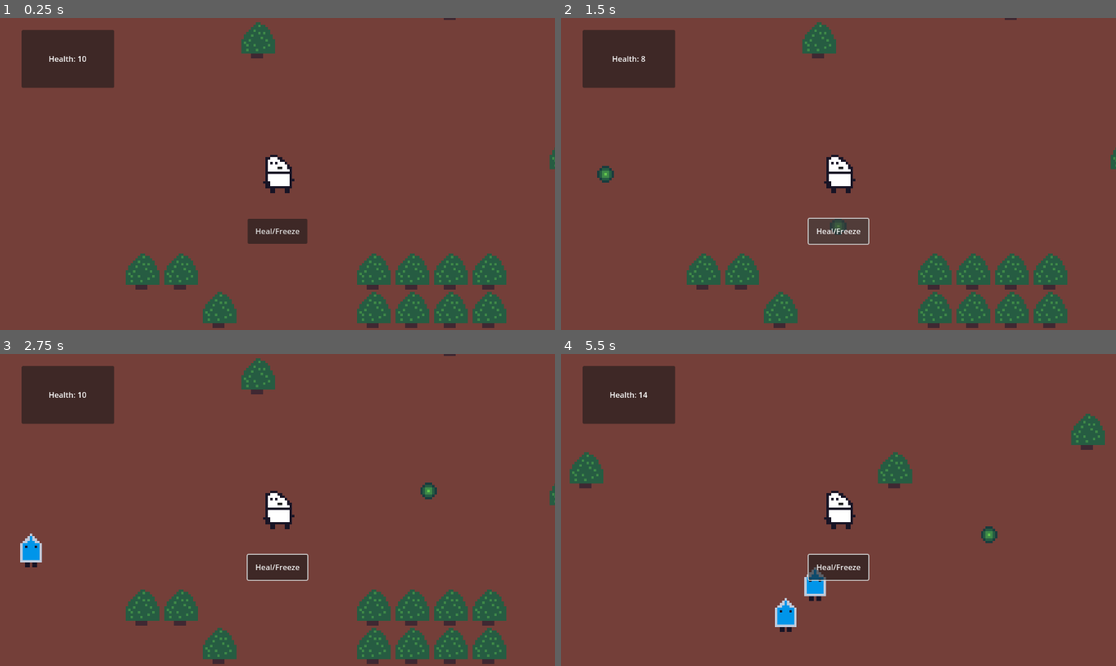
Above: before the commit, frames 1-4 (two rows, left to right).
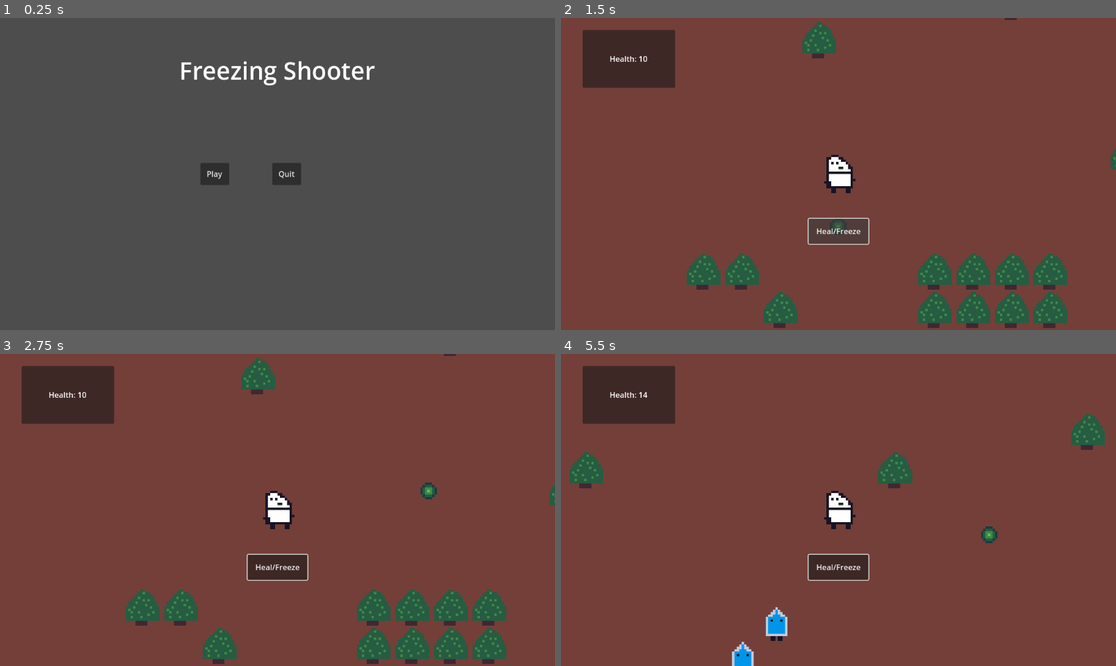
Above: after the commit, the same moments.

Repository: Pycratch/Freeze-Shooter
Game: Godot game, scene res://scenes/main_menu.tscn
Two runs of this game, one before a commit and one after it. Both use one fixed random seed, a clock stepped at 60 frames per second and the inputs below. Before the commit the project starts from res://scenes/world.tscn.
Inputs (mouse positions are in pixels of both pictures, inside the frame that each line leads up to):
- Up to frame 1 (0.25 s): no input
- Up to frame 2 (1.5 s): click (777, 174) at 0.5 s, where only the run after the commit has a clickable "Play"; click "Heal/Freeze" at 1.25 s
- Up to frame 3 (2.75 s): move the mouse to (399, 494) at 2.02 s; hold D (right) from 2.03 s (still down); click (399, 494) at 2.1 s
- Up to frame 4 (5.5 s): move the mouse to (727, 525) at 2.77 s; release D (right) at 2.78 s; hold S (down) 2.78-3.53 s; click (727, 525) at 2.85 s; move the mouse to (894, 441) at 3.52 s; hold D (right) 3.53-4.28 s; click (894, 441) at 3.6 s; move the mouse to (810, 572) at 4.27 s; hold W (up) 4.28-5.03 s; click (810, 572) at 4.35 s; move the mouse to (1005, 556) at 5.02 s; hold A (left) from 5.03 s (still down); click (1005, 556) at 5.1 s

The runs differ from the first frame. In frame 1, 100% of the frame differs, in the area x 0-100%, y 0-100%; in frame 2, 0.2%; in frame 3, 0.3%; in frame 4, 1.1%.

Commit message:
Created Main Menu
I created the main menu and a new branch called "mainmenu". This branch will hopefully be merged with other stuff into 0.2 .

Diff:
--- a/project.godot
+++ b/project.godot
@@ -11,7 +11,7 @@
 [application]
 
 config/name="Freezing Shooter"
-run/main_scene="res://scenes/world.tscn"
+run/main_scene="res://scenes/main_menu.tscn"
 config/features=PackedStringArray("4.3", "Forward Plus")
 config/icon="res://icon.svg"
 
--- /dev/null
+++ b/scenes/main_menu.tscn
@@ -0,0 +1,60 @@
+[gd_scene load_steps=2 format=3 uid="uid://rf07304vymqn"]
+
+[ext_resource type="Script" path="res://scripts/main_menu.gd" id="1_nff6m"]
+
+[node name="Main Menu" type="Control"]
+layout_mode = 3
+anchors_preset = 15
+anchor_right = 1.0
+anchor_bottom = 1.0
+grow_horizontal = 2
+grow_vertical = 2
+script = ExtResource("1_nff6m")
+
+[node name="Titel" type="Label" parent="."]
+layout_mode = 1
+anchors_preset = 5
+anchor_left = 0.5
+anchor_right = 0.5
+offset_left = -297.0
+offset_top = 74.0
+offset_right = 297.0
+offset_bottom = 143.0
+grow_horizontal = 2
+theme_override_font_sizes/font_size = 50
+text = "Freezing Shooter"
+horizontal_alignment = 1
+vertical_alignment = 1
+
+[node name="Play" type="Button" parent="."]
+layout_mode = 1
+anchors_preset = 8
+anchor_left = 0.5
+anchor_top = 0.5
+anchor_right = 0.5
+anchor_bottom = 0.5
+offset_left = -160.0
+offset_top = -23.0
+offset_right = -100.0
+offset_bottom = 23.0
+grow_horizontal = 2
+grow_vertical = 2
+text = "Play"
+
+[node name="Quit" type="Button" parent="."]
+layout_mode = 1
+anchors_preset = 8
+anchor_left = 0.5
+anchor_top = 0.5
+anchor_right = 0.5
+anchor_bottom = 0.5
+offset_left = -11.0
+offset_top = -23.0
+offset_right = 49.0
+offset_bottom = 23.0
+grow_horizontal = 2
+grow_vertical = 2
+text = "Quit"
+
+[connection signal="pressed" from="Play" to="." method="_on_play_pressed"]
+[connection signal="pressed" from="Quit" to="." method="_on_quit_pressed"]
--- /dev/null
+++ b/scripts/main_menu.gd
@@ -0,0 +1,21 @@
+extends Control
+
+
+# Called when the node enters the scene tree for the first time.
+func _ready():
+	pass # Replace with function body.
+
+
+# Called every frame. 'delta' is the elapsed time since the previous frame.
+func _process(delta):
+	pass
+
+
+func _on_play_pressed():
+	get_tree().change_scene_to_file("res://scenes/world.tscn")
+
+
+
+
+func _on_quit_pressed():
+	get_tree().quit()
